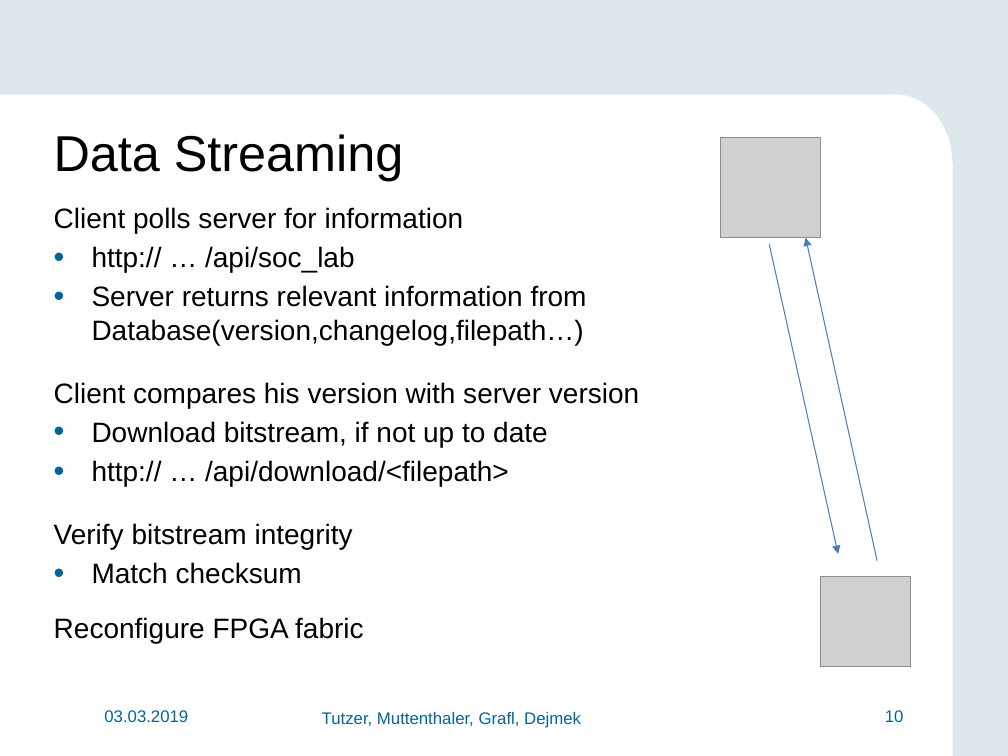
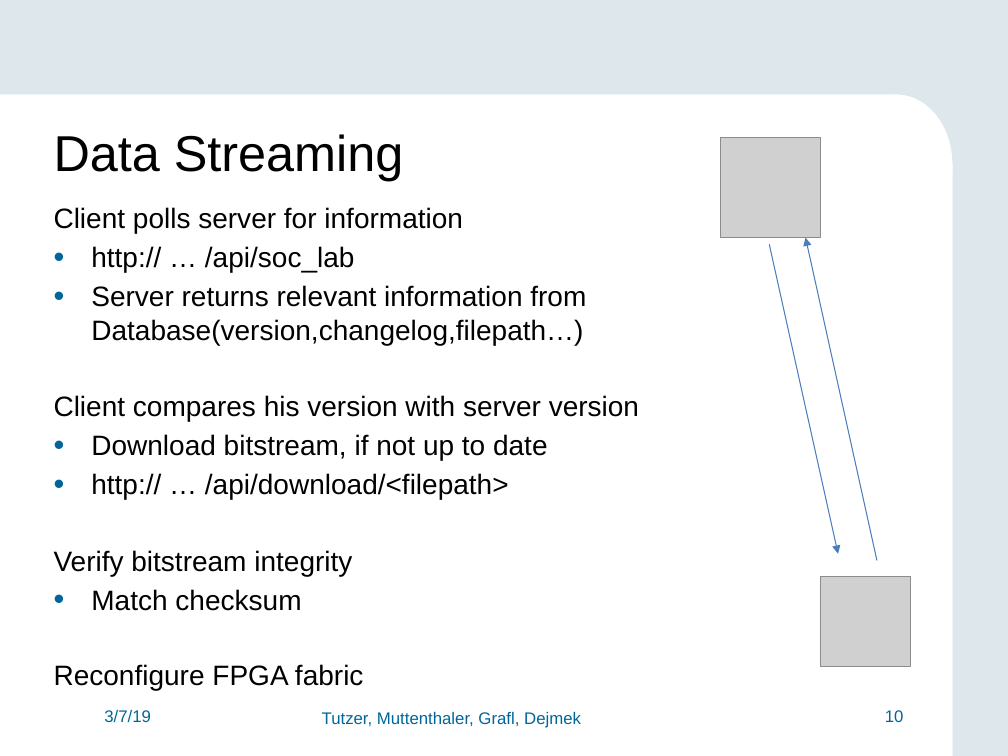
Before and after one commit to FlorianMuttenthaler/SocLabPartialReconfigIot, a slide deck: slide 10 of report/Final_presentation.pptx. Drawn at 1008x756 pixels with LibreOffice and Linux fonts; fonts in the diff are those of the drawing; grey boxes stand for pictures; background and template pictures are left out. Boxes give left, top, right and bottom in pixels: in the first picture for what was removed or moved away, otherwise in the second. Text is boxed around its words. In the diff, an @@ line names an element or a change of style, - is before the commit and + after.

```diff
--- a/report/Final_presentation.pptx
+++ b/report/Final_presentation.pptx
@@ text "Client polls server for information" at (54,207,639,690): indent changed @@
@@ text at (104,710,151,722): text changed @@
-03.03.2019
+3/7/19
```
Also in this commit, not shown: 17 other slides changed, 1 slide added, 1 slide removed.
